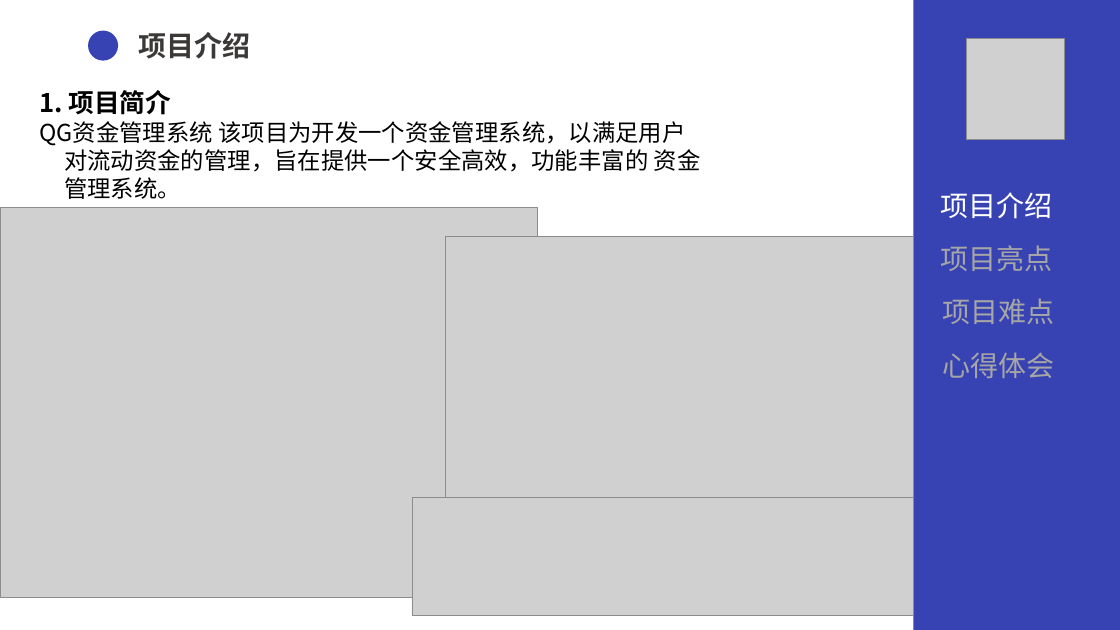
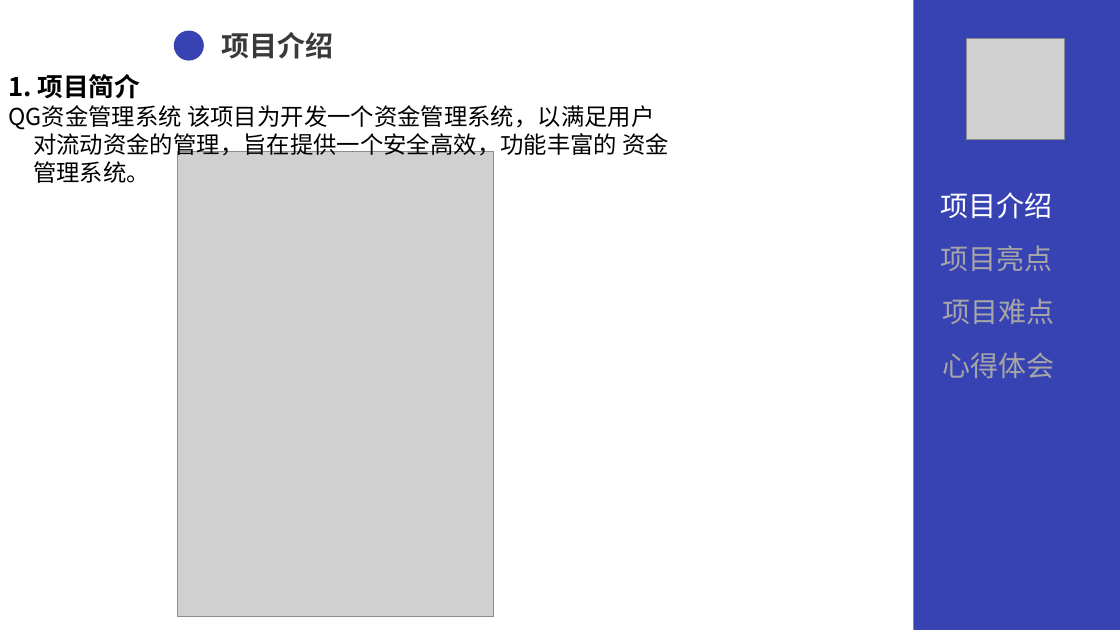
Before and after one commit to lnym123/QG_final, a slide deck: slide 4 of 文档/QG汇报.pptx. Drawn at 1120x630 pixels with LibreOffice and Linux fonts; fonts in the diff are those of the drawing; grey boxes stand for pictures. Boxes give left, top, right and bottom in pixels: in the first picture for what was removed or moved away, otherwise in the second. Text is boxed around its words. In the diff, an @@ line names an element or a change of style, - is before the commit and + after.

```diff
--- a/文档/QG汇报.pptx
+++ b/文档/QG汇报.pptx
@@ text "项目介绍": place and size @@
-text "项目介绍" at [138, 32, 250, 59]
+text "项目介绍" at [222, 32, 334, 59]
@@ ellipse: place and size @@
-ellipse at [88, 30, 118, 60]
+ellipse at [174, 30, 204, 60]
@@ text "1. 项目简介": place and size @@
-text "1. 项目简介" at [39, 90, 701, 199]
+text "1. 项目简介" at [8, 74, 670, 183]
@@ picture: place and size @@
-picture at [0, 208, 537, 597]
+picture at [178, 151, 494, 616]
@@ picture removed at [445, 237, 913, 497] @@
@@ picture removed at [412, 497, 913, 615] @@
```
Also in this commit, not shown: 14 other slides changed, 2 slides added, 1 other file.
